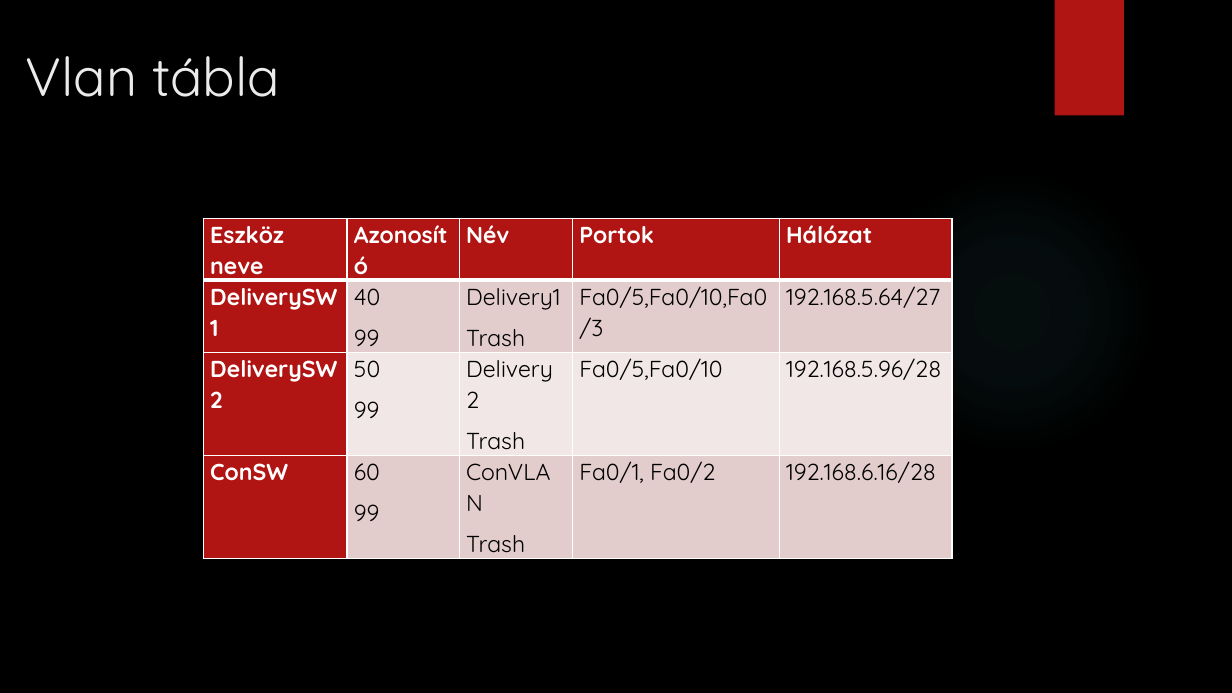
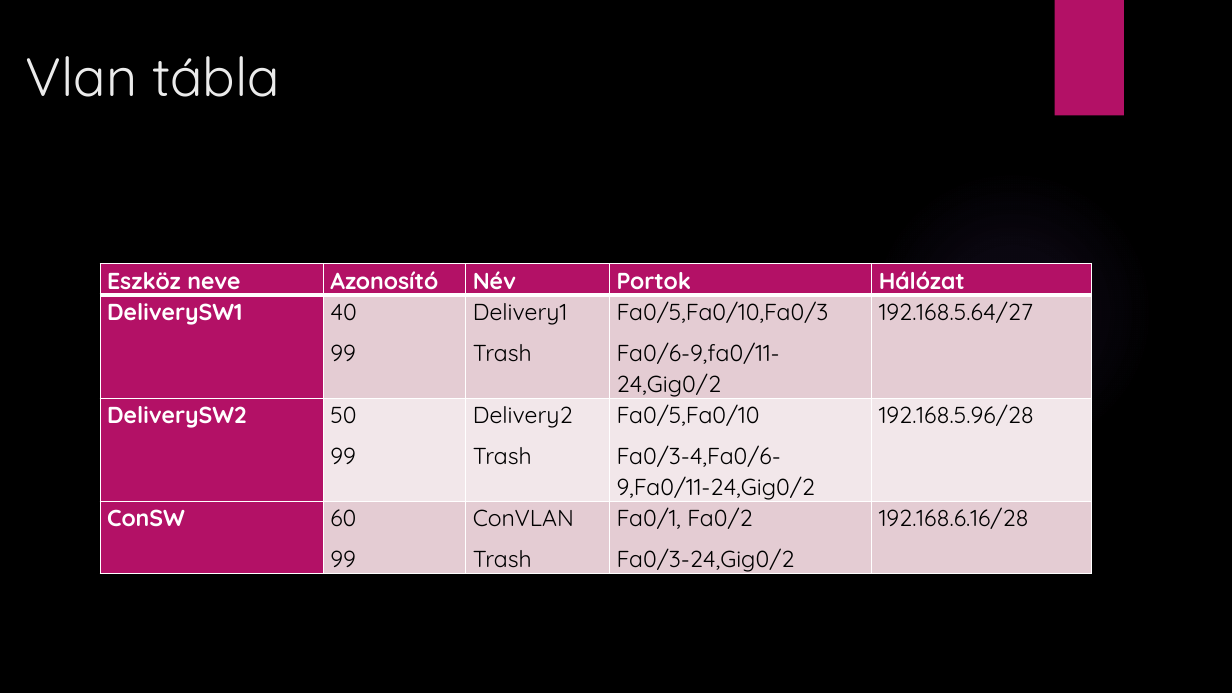
Before and after one commit to LajkaK2006/BorsodNet, a slide deck: slide 4 of Tacos KFT.pptx. Drawn at 1232x693 pixels with LibreOffice and Linux fonts; fonts in the diff are those of the drawing; background and template pictures are left out. Boxes give left, top, right and bottom in pixels: in the first picture for what was removed or moved away, otherwise in the second. Text is boxed around its words. In the diff, an @@ line names an element or a change of style, - is before the commit and + after.

```diff
--- a/Tacos KFT.pptx
+++ b/Tacos KFT.pptx
@@ rectangle at [1055,0,1124,116]: fill #B01513 to #B31166 @@
@@ ellipse at [870,169,1154,454]: fill gradient #50B9C1 to gradient #9B6BF2 @@
@@ table at [100,264,1092,576] @@
-row 2, column 4: Fa0/5,Fa0/10,Fa0/3
+row 2, column 4: Fa0/5,Fa0/10,Fa0/3 / Fa0/6-9,fa0/11-24,Gig0/2
-row 3, column 4: Fa0/5,Fa0/10
+row 3, column 4: Fa0/5,Fa0/10 / Fa0/3-4,Fa0/6-9,Fa0/11-24,Gig0/2
-row 4, column 4: Fa0/1, Fa0/2
+row 4, column 4: Fa0/1, Fa0/2 / Fa0/3-24,Gig0/2
@@ fill #B01513 to #B31166 in 8 cells @@
@@ fill #E4CCCC to #E5CCD3 in 8 cells @@
@@ fill #F2E8E7 to #F2E7EA in 4 cells @@
@@ table: place and size @@
-table at [203,218,953,569]
+table at [100,264,1092,576]
```
Also in this commit, not shown: 16 other slides changed, 3 slides added, 1 slide removed.
